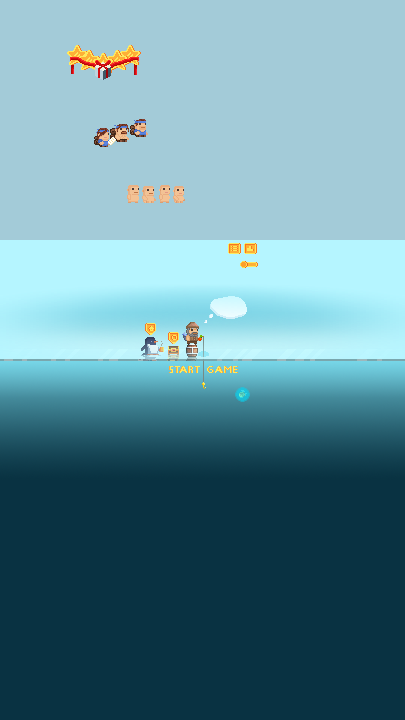
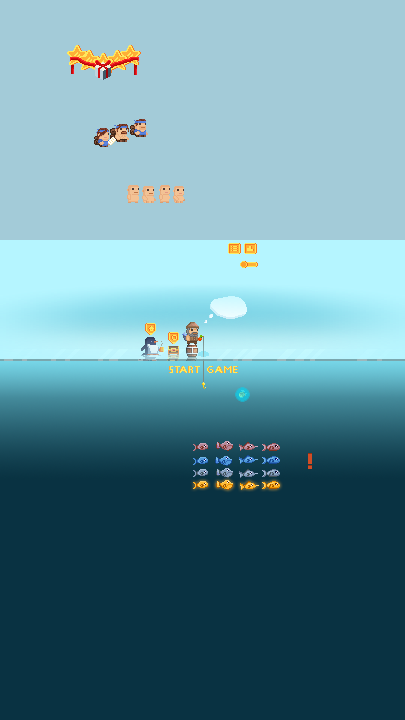
Layered file, before and after one edit (405px x 720px). Changes by layer:
added group "Рыбы" with 21 layers above "Барбара" over [193, 441, 312, 490]
added group "Рыба 4" with 5 layers in group "Рыбы" over [262, 443, 312, 489]
added layer "Внезапная рыба" in group "Рыба 4" over [308, 453, 312, 469]
added layer "Золотая рыба 4" in group "Рыба 4" over [262, 481, 280, 489]
added layer "Рыба 4 версия 2" in group "Рыба 4" over [262, 456, 280, 464]
added layer "Рыба 4 версия 3" in group "Рыба 4" over [262, 443, 280, 451]
added layer "Рыба 4 версия 1" in group "Рыба 4" over [262, 469, 280, 477]
added group "Рыба 3" with 4 layers in group "Рыбы" over [239, 442, 259, 490]
added layer "Золотая рыба 3" in group "Рыба 3" over [240, 481, 259, 490]
added layer "Рыба 3 версия 2" in group "Рыба 3" over [239, 455, 258, 464]
added layer "Рыба 3 версия 3" in group "Рыба 3" over [239, 442, 258, 451]
added layer "Рыба 3 версия 1" in group "Рыба 3" over [239, 469, 258, 478]
added group "Рыба 2" with 4 layers in group "Рыбы" over [215, 441, 233, 490]
added layer "Золотая рыба 2" in group "Рыба 2" over [216, 480, 233, 490]
added layer "Рыба 2 версия 3" in group "Рыба 2" over [216, 441, 233, 451]
added layer "Рыба 2 версия 2" in group "Рыба 2" over [215, 456, 232, 466]
added layer "Рыба 2 версия 1" in group "Рыба 2" over [216, 468, 233, 478]
added group "Рыба 1" with 4 layers in group "Рыбы" over [193, 443, 208, 489]
added layer "Золотая рыба 1" in group "Рыба 1" over [193, 481, 208, 489]
added layer "Рыба 1 версия 3" in group "Рыба 1" over [193, 443, 208, 451]
added layer "Рыба 1 версия 2" in group "Рыба 1" over [193, 457, 208, 465]
added layer "Рыба 1 версия 1" in group "Рыба 1" over [193, 469, 208, 477]
